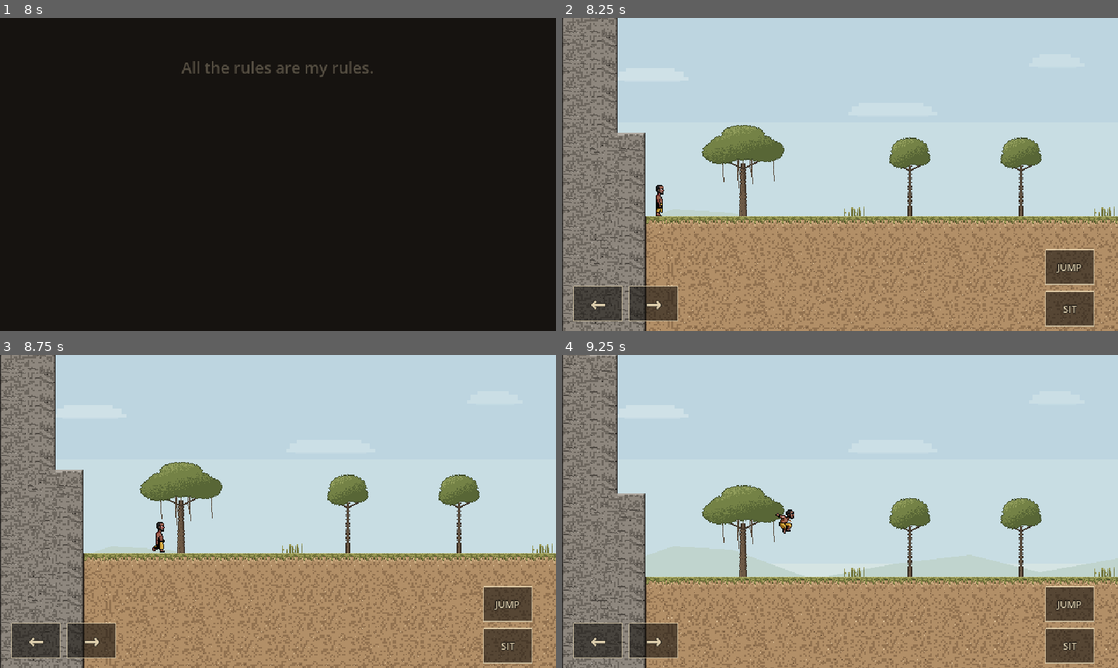
Above: before the commit, frames 1-4 (two rows, left to right).
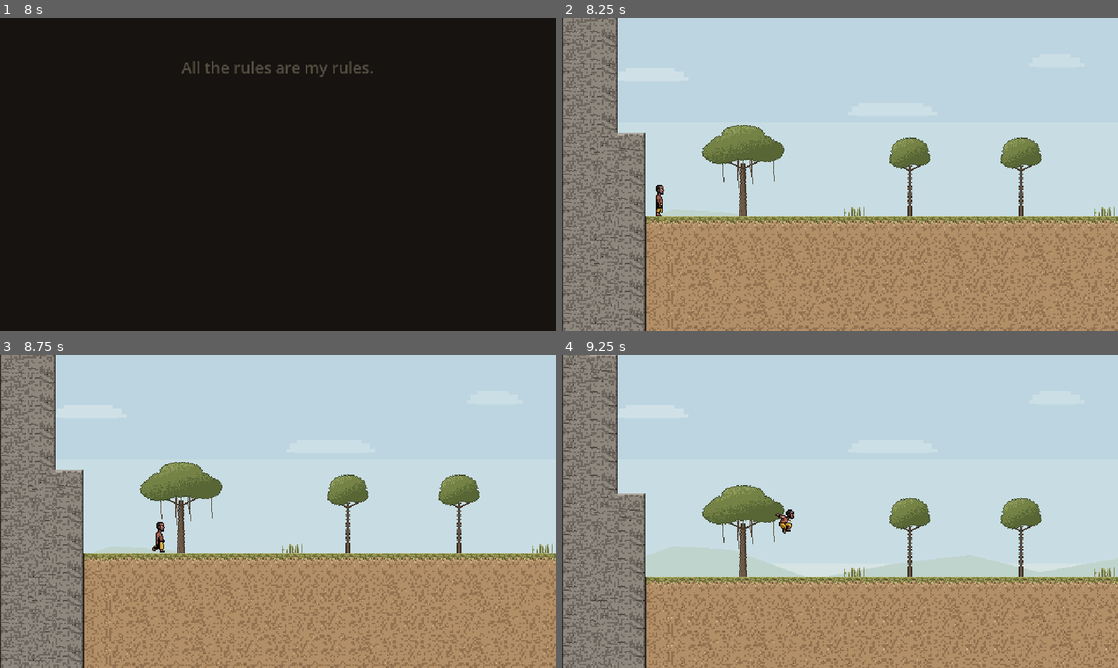
Above: after the commit, the same moments.

Repository: MariusHeider/the-still-path
Game: Godot game, scene res://Scenes/title.tscn
Two runs of this game, one before a commit and one after it. Both use one fixed random seed, a clock stepped at 60 frames per second and the inputs below. Sound files missing from this copy of the repository are replaced by a short silence.
Inputs (mouse positions are in pixels of both pictures, inside the frame that each line leads up to):
- Up to frame 1 (8 s): tap Enter every 0.75 s from 0.5 to 4.25 s; move the mouse to (400, 158) at 0.52 s; hold D (move_right) 0.53-2.03 s; tap E (interact) every 0.75 s from 0.6 to 7.35 s; click (400, 158) at 0.67 s; tap Space (jump) at 0.77, 1.52, 3.02, 3.77, 4.52, 6.02, 6.77, 7.52 s; move the mouse to (166, 190) at 1.27 s; move the mouse to (333, 105) at 2.02 s; hold A (move_left) 2.03-2.78 s; move the mouse to (250, 237) at 2.77 s; hold D (move_right) 2.78-4.28 s; click (250, 237) at 2.92 s; move the mouse to (444, 221) at 3.52 s; move the mouse to (111, 127) at 4.27 s; hold A (move_left) 4.28-5.03 s; move the mouse to (305, 174) at 5.02 s; hold D (move_right) 5.03-5.78 s; click (305, 174) at 5.17 s; move the mouse to (194, 96) at 5.77 s; hold A (move_left) 5.78-7.28 s; move the mouse to (400, 158) at 6.52 s; move the mouse to (166, 190) at 7.27 s; hold D (move_right) from 7.28 s (still down); click (166, 190) at 7.42 s
- Up to frame 2 (8.25 s): keep holding D (move_right); move the mouse to (895, 105) at 8.02 s; tap E (interact) at 8.1 s
- Up to frame 3 (8.75 s): keep holding D (move_right)
- Up to frame 4 (9.25 s): keep holding D (move_right); move the mouse to (812, 574) at 8.77 s; tap E (interact) at 8.85 s; tap Space (jump) at 9.02 s

Frame 1 is identical in both runs. In frame 2, 4.0% of the frame differs, in the area x 2-96%, y 73-99%; in frame 3, 4.0%; in frame 4, 4.0%.

Commit message:
Use robust mobile control detection

Diff:
--- a/Scenes/level.tscn
+++ b/Scenes/level.tscn
@@ -6,6 +6,7 @@
 [ext_resource type="Script" uid="uid://b43cxubc5oqmw" path="res://Scripts/river_current.gd" id="4_current"]
 [ext_resource type="Script" uid="uid://baxbd1bowgpcq" path="res://Scripts/river_ambience.gd" id="5_stream"]
 [ext_resource type="PackedScene" path="res://Scenes/world_background.tscn" id="6_background"]
+[ext_resource type="Script" path="res://Scripts/mobile_controls.gd" id="7_mobile"]
 
 [sub_resource type="RectangleShape2D" id="RectangleShape2D_mobile"]
 size = Vector2(56, 40)
@@ -66,10 +67,10 @@
 
 [node name="MobileControls" type="Node2D" parent="HUD"]
 z_index = 100
+script = ExtResource("7_mobile")
 
 [node name="Left" type="TouchScreenButton" parent="HUD/MobileControls"]
 position = Vector2(42, 329)
-visibility_mode = 1
 shape = SubResource("RectangleShape2D_mobile")
 action = "move_left"
 
@@ -98,7 +99,6 @@
 
 [node name="Right" type="TouchScreenButton" parent="HUD/MobileControls"]
 position = Vector2(106, 329)
-visibility_mode = 1
 shape = SubResource("RectangleShape2D_mobile")
 action = "move_right"
 
@@ -127,7 +127,6 @@
 
 [node name="Jump" type="TouchScreenButton" parent="HUD/MobileControls"]
 position = Vector2(585, 287)
-visibility_mode = 1
 shape = SubResource("RectangleShape2D_mobile")
 action = "jump"
 
@@ -156,7 +155,6 @@
 
 [node name="Interact" type="TouchScreenButton" parent="HUD/MobileControls"]
 position = Vector2(585, 335)
-visibility_mode = 1
 shape = SubResource("RectangleShape2D_mobile")
 action = "interact"
 
Not shown: 1 places in Scenes/level.tscn that only renumber resources
